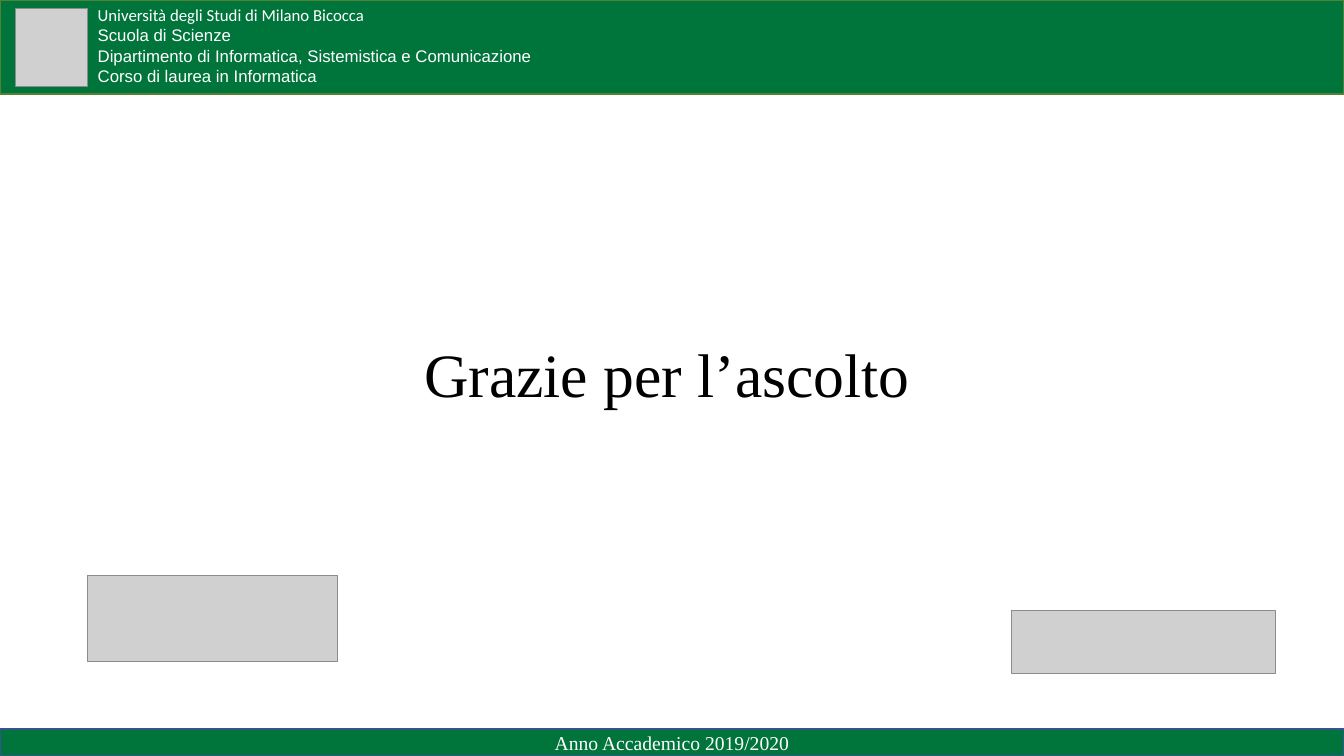
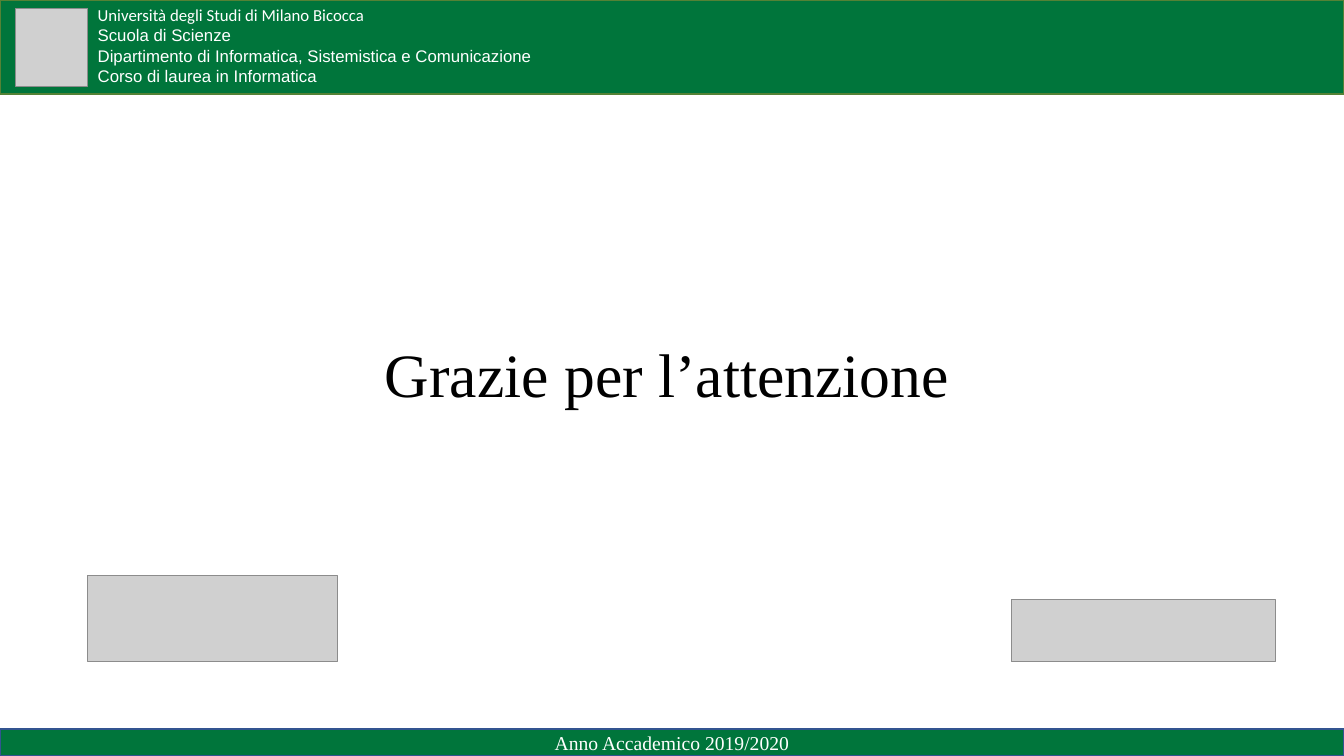
Before and after one commit to Zetlark28/RTEMS-Rpi3B, a slide deck: slide 12 of Presentazione/Presentazione LT.pptx (slide 13 before the commit). Drawn at 1344x756 pixels with LibreOffice and Linux fonts; fonts in the diff are those of the drawing; grey boxes stand for pictures. Boxes give left, top, right and bottom in pixels: in the first picture for what was removed or moved away, otherwise in the second. Text is boxed around its words. In the diff, an @@ line names an element or a change of style, - is before the commit and + after.

```diff
--- a/Presentazione/Presentazione LT.pptx
+++ b/Presentazione/Presentazione LT.pptx
@@ title at <box>385,354,948,409</box>: text changed @@
-Grazie per l’ascolto
+Grazie per l’attenzione
@@ picture: place and size @@
-picture at <box>1011,611,1275,674</box>
+picture at <box>1011,600,1275,662</box>
```
Also in this commit, not shown: 11 other slides changed, 1 slide removed, 6 other files.
